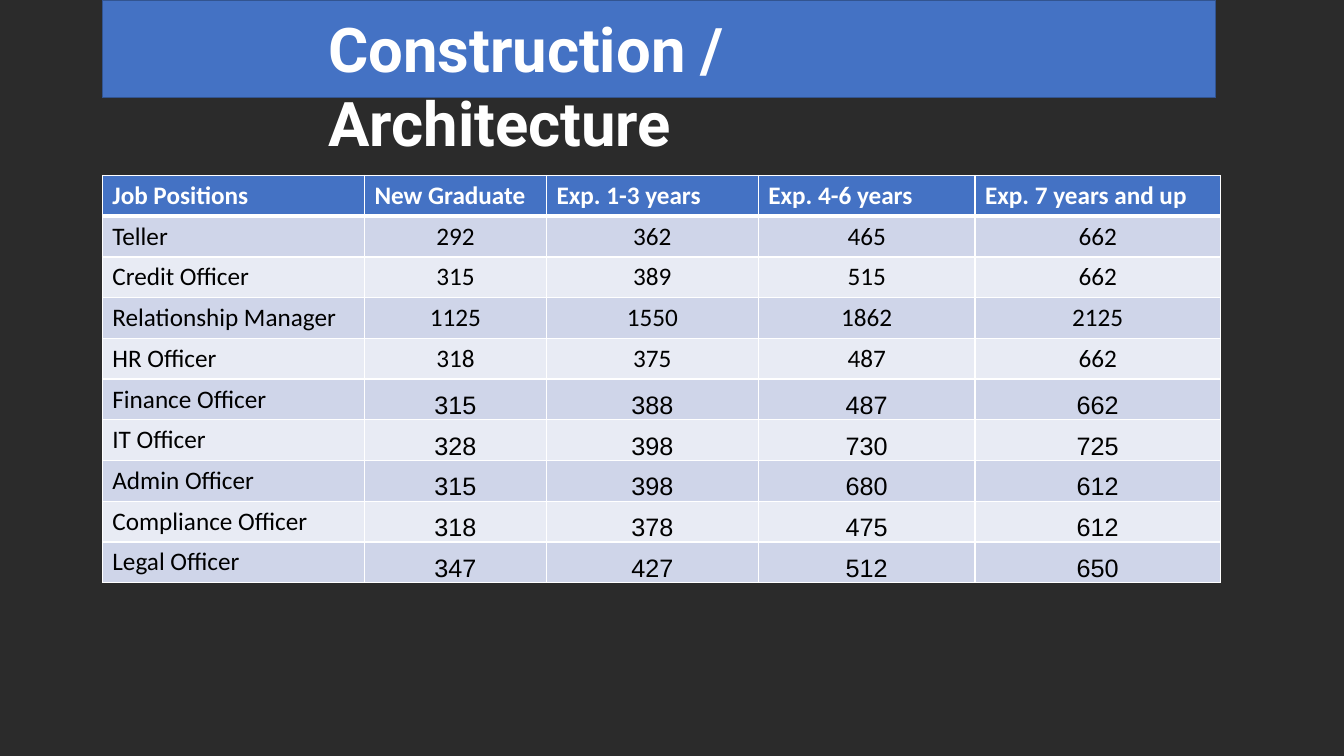
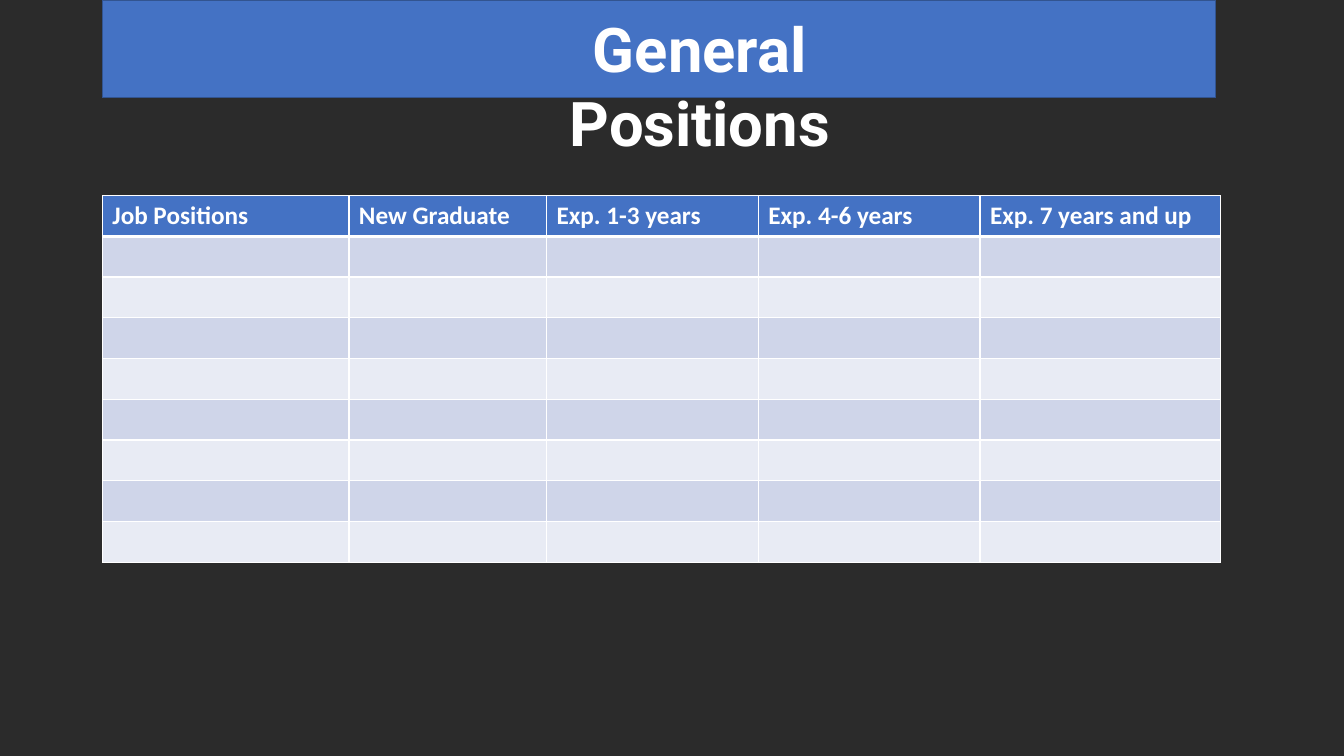
Before and after one commit to Phoud/108salarysurvey2, a slide deck: slide 14 of Presentation/Presentation.pptx (slide 6 before the commit). Drawn at 1344x756 pixels with LibreOffice and Linux fonts; fonts in the diff are those of the drawing; background and template pictures are left out; a plain dark background stands for a picture behind light text. Boxes give left, top, right and bottom in pixels: in the first picture for what was removed or moved away, otherwise in the second. Text is boxed around its words. In the diff, an @@ line names an element or a change of style, - is before the commit and + after.

```diff
--- a/Presentation/Presentation.pptx
+++ b/Presentation/Presentation.pptx
@@ text at (x1=570, y1=26, x2=830, y2=147): text changed @@
-Construction / Architecture
+General Positions
@@ table at (x1=103, y1=196, x2=1221, y2=563) @@
-row 2: Teller | 292 | 362 | 465 | 662
-row 3: Credit Officer | 315 | 389 | 515 | 662
-row 4: Relationship Manager | 1125 | 1550 | 1862 | 2125
-row 5: HR Officer | 318 | 375 | 487 | 662
-row 6: Finance Officer | 315 | 388 | 487 | 662
-row 7: IT Officer | 328 | 398 | 730 | 725
-row 8: Admin Officer | 315 | 398 | 680 | 612
-row 9: Compliance Officer | 318 | 378 | 475 | 612
-row 10: Legal Officer | 347 | 427 | 512 | 650
+row 2:  |  |  |  | 
+row 3:  |  |  |  | 
+row 4:  |  |  |  | 
+row 5:  |  |  |  | 
+row 6:  |  |  |  | 
+row 7:  |  |  |  | 
+row 8:  |  |  |  | 
+row 9:  |  |  |  | 
@@ table resized from (x1=103, y1=175, x2=1221, y2=583) to (x1=103, y1=196, x2=1221, y2=563) @@
```
Also in this commit, not shown: 6 slides added, 11 slides removed, 4 other files.
